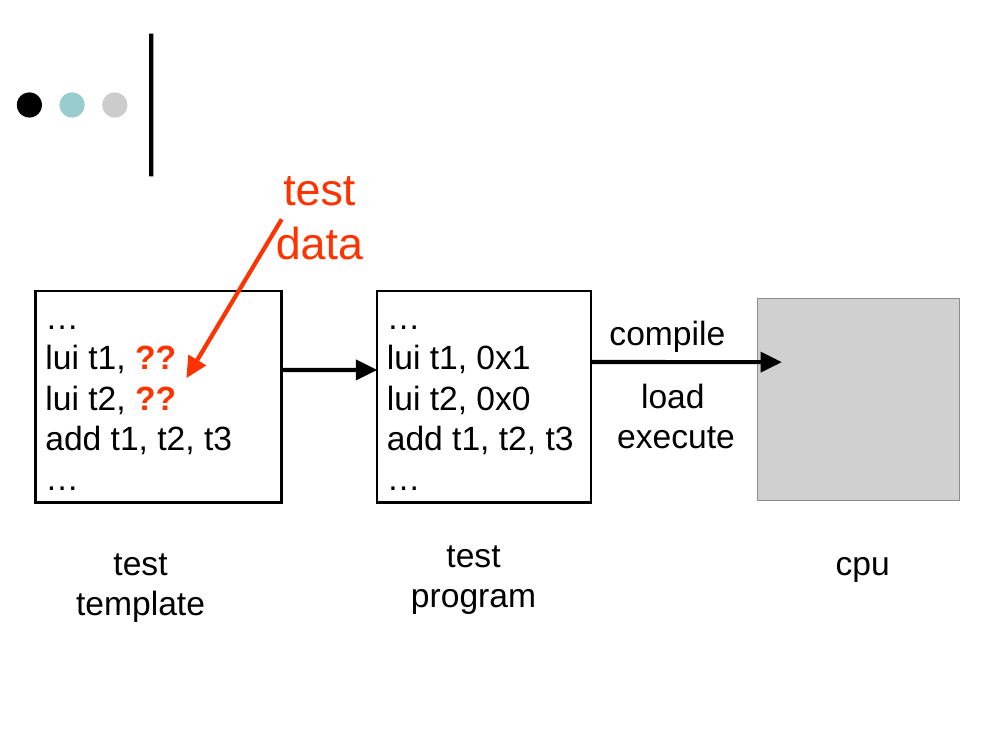
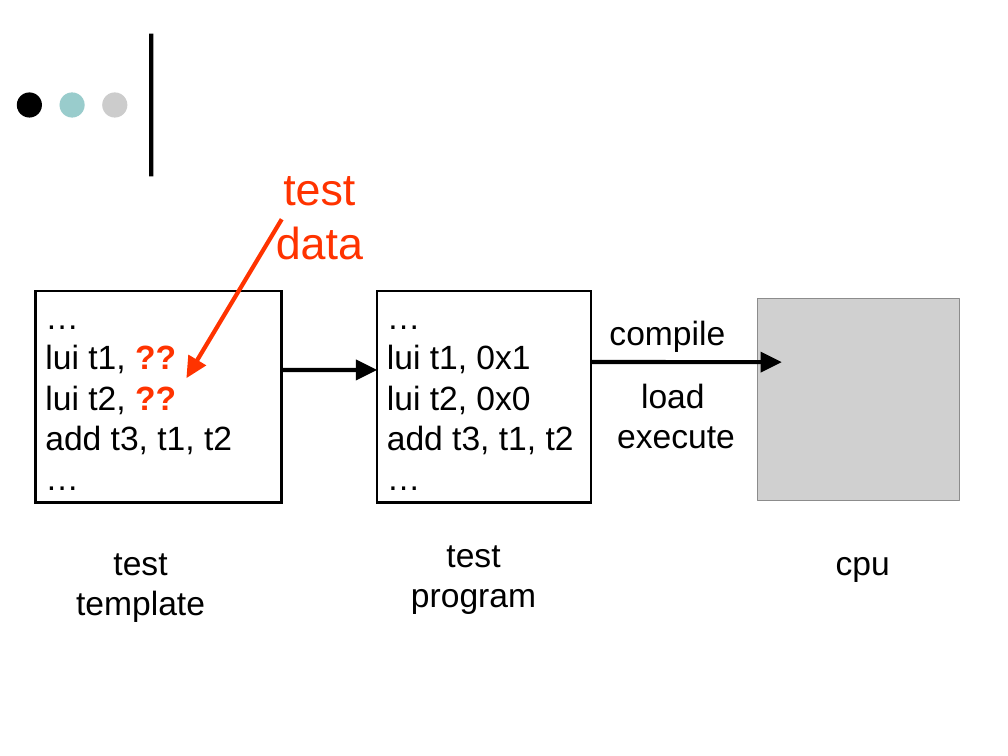
Before and after one commit to kornevgen/tesla-project, a slide deck: slide 2 of TeSLa/papers/SYRCoSE2008/show/mips64.ppt. Drawn at 1008x756 pixels with LibreOffice and Linux fonts; fonts in the diff are those of the drawing; grey boxes stand for pictures. Boxes give left, top, right and bottom in pixels: in the first picture for what was removed or moved away, otherwise in the second. Text is boxed around its words. In the diff, an @@ line names an element or a change of style, - is before the commit and + after.

```diff
--- a/TeSLa/papers/SYRCoSE2008/show/mips64.ppt
+++ b/TeSLa/papers/SYRCoSE2008/show/mips64.ppt
@@ text in rectangle at (x1=45, y1=344, x2=232, y2=455): text changed @@
-…
-lui t1, ??
-lui t2, ??
-add t1, t2, t3
-…
+…
+lui t1, ??
+lui t2, ??
+add t3, t1, t2
+…
@@ text in rectangle at (x1=387, y1=344, x2=574, y2=455): text changed @@
-…
-lui t1, 0x1
-lui t2, 0x0
-add t1, t2, t3
-…
+…
+lui t1, 0x1
+lui t2, 0x0
+add t3, t1, t2
+…
```
Also in this commit, not shown: 2 other slides changed, 1 slide added.
